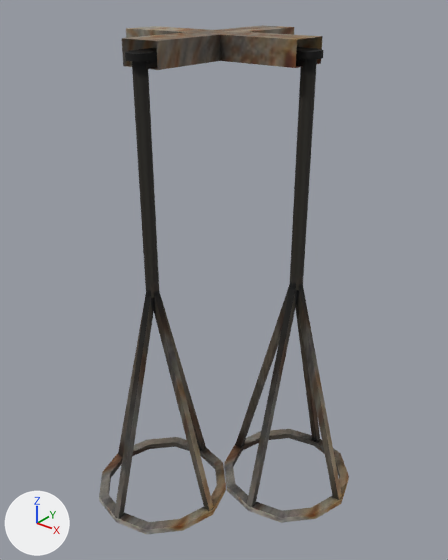
What one commit did to the FBX model unity/Assets/kappa/LaneClose.FBX.
Rendered twice from a 50 mm camera at (1.95, -2.38, 4.47) aimed at (0.17, -0.17, 3.1). Lighting does not change. The marker at lower left points along +X, +Y and +Z. Where no turn or scale is listed for an object, it has been applied to the vertices.

The first picture shows 'Kassya01_mdl', 'Kassya_mdl', 'LaneClose_mdl'.
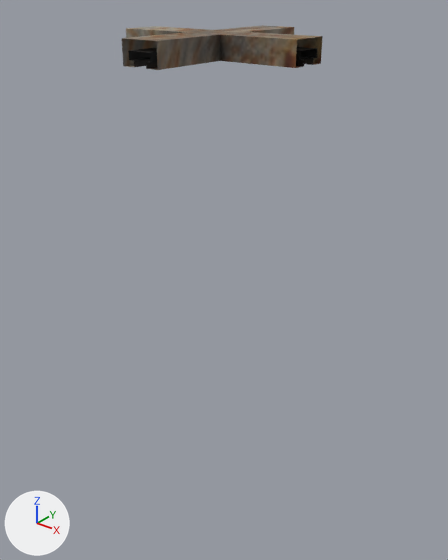
What differs and where, as boxes [x1, y1, x2, y2] in the pictures (448 x 560 px):
'Kassya01_mdl', deleted
    before: [224, 49, 349, 523]
'Kassya_mdl', deleted
    before: [99, 51, 226, 534]

Edits to the bpy script that builds the scene:
```text
Remove ob_kassya01_mdl:
    ob_kassya01_mdl = bpy.data.objects.new('Kassya01_mdl', me_mesh_002)
    ob_kassya01_mdl.location = (0.5, 0.0, 0.0)
Remove ob_kassya_mdl:
    ob_kassya_mdl = bpy.data.objects.new('Kassya_mdl', me_mesh_001)
    ob_kassya_mdl.location = (0.0, -0.5, 0.0)
```
